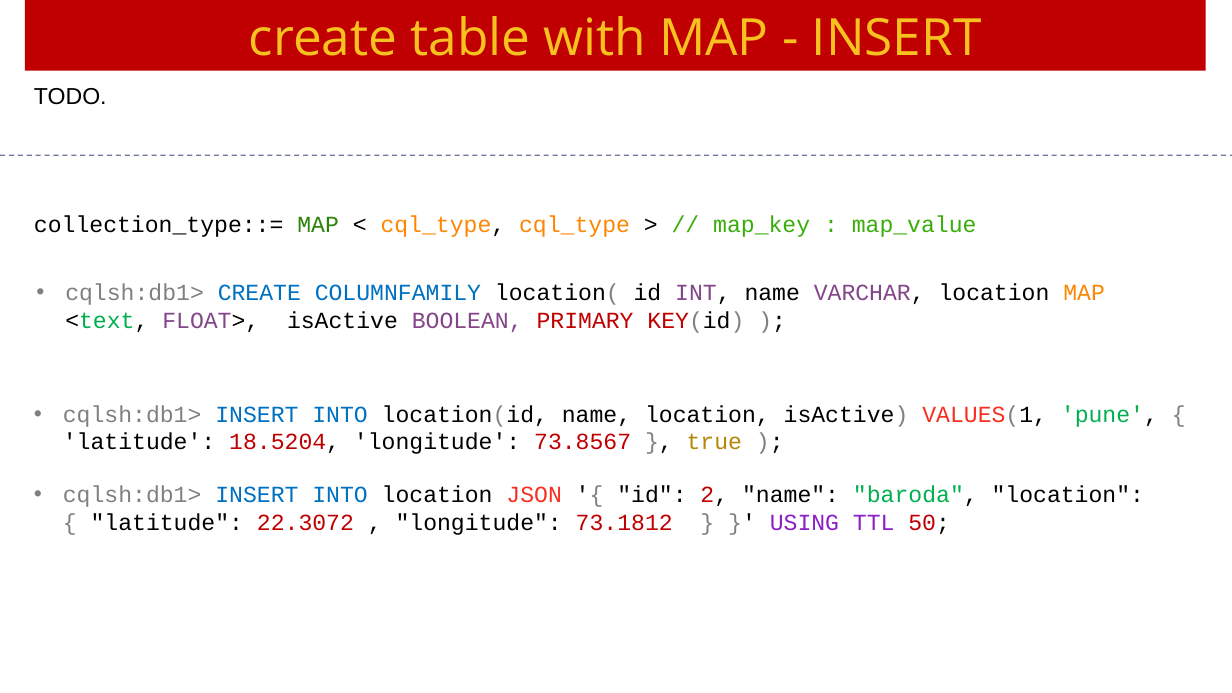
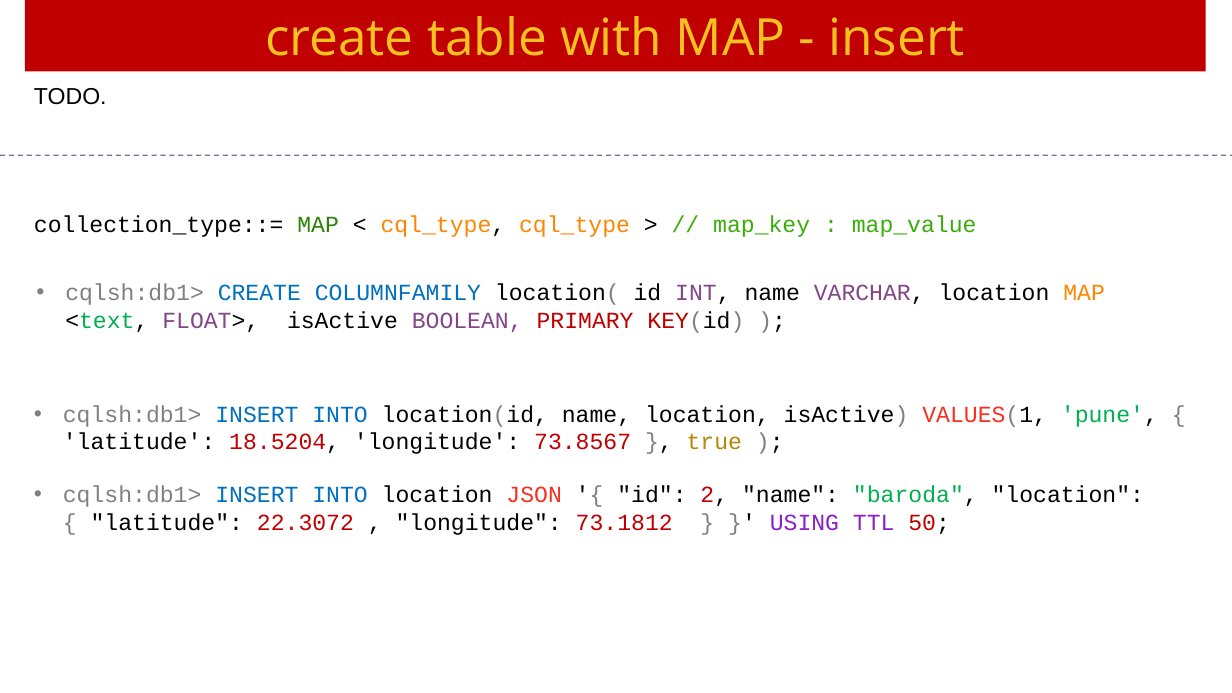
Before and after one commit to Saleel-Bagde/PPT-s, a slide deck: slide 39 of Cassandra Ver3.pptx. Drawn at 1232x693 pixels with LibreOffice and Linux fonts; fonts in the diff are those of the drawing. Boxes give left, top, right and bottom in pixels: in the first picture for what was removed or moved away, otherwise in the second. Text is boxed around its words. In the diff, an @@ line names an element or a change of style, - is before the commit and + after.

```diff
--- a/Cassandra Ver3.pptx
+++ b/Cassandra Ver3.pptx
@@ text in rectangle at <box>265,16,965,56</box>: text changed @@
-create table with MAP - INSERT
+create table with MAP - insert
```
Also in this commit, not shown: 21 other slides changed.
